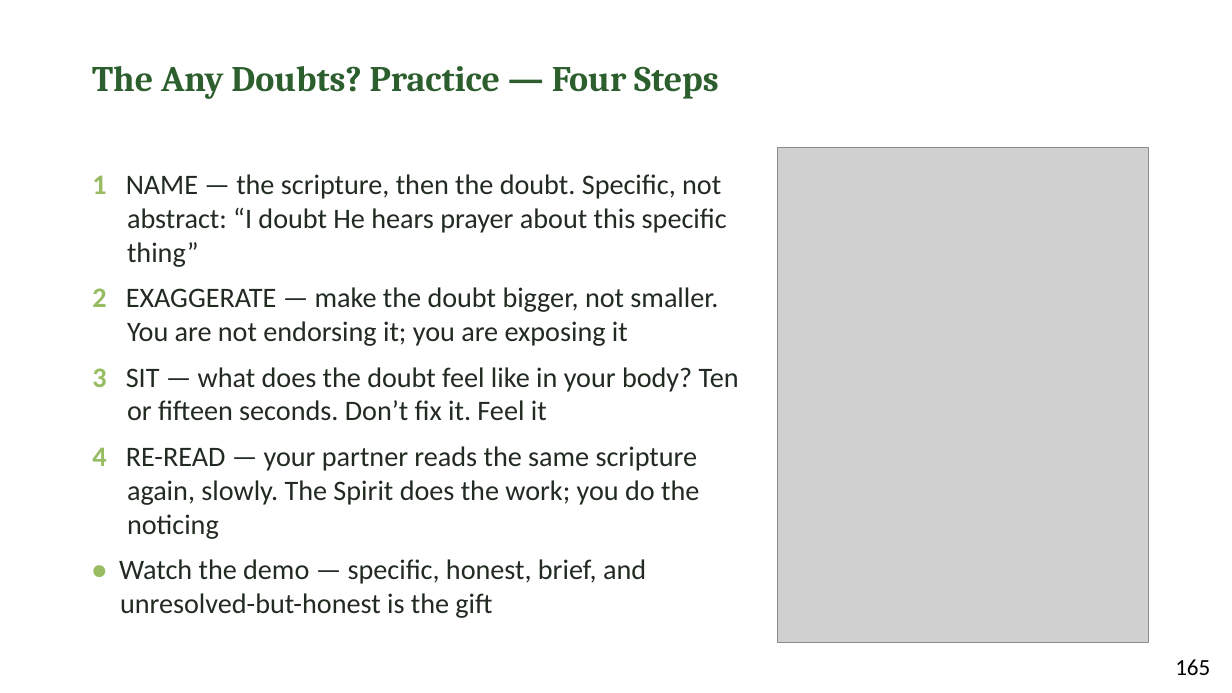
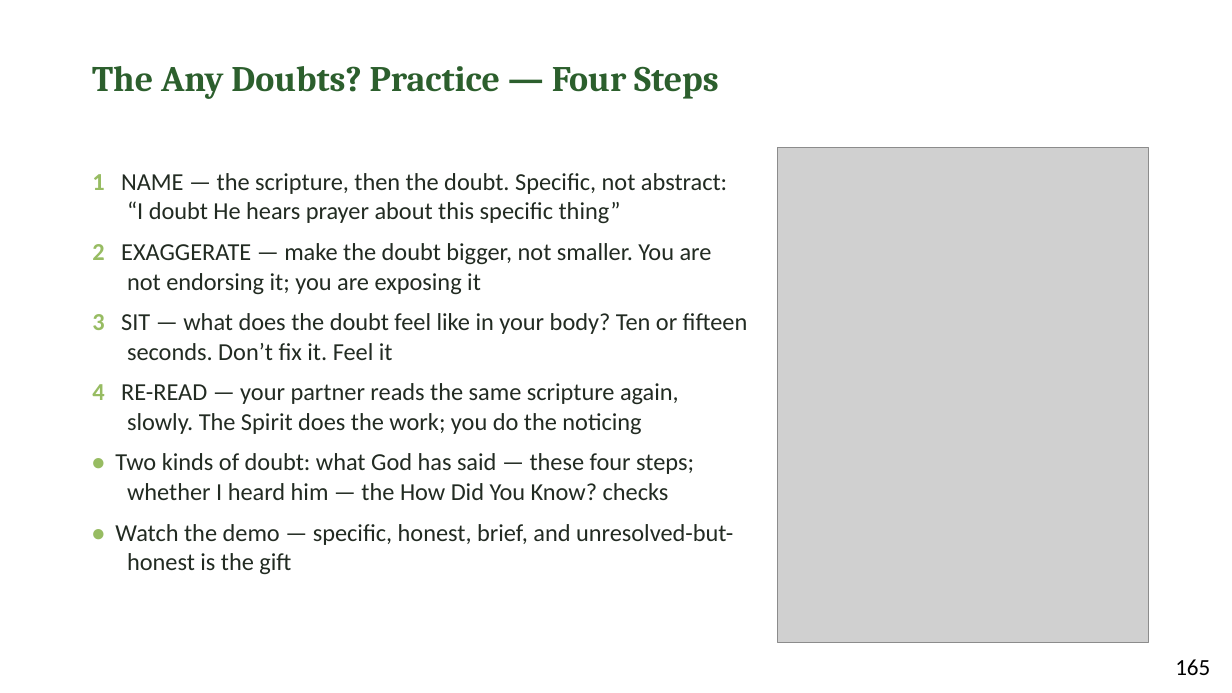
Before and after one commit to jgtittle-ministries/fellowship-of-the-heart-pilot-at-cca-dev, a slide deck: slide 8 of _implementation-notes/evening-series/FotH Evening Session 11 Slides DRAFT v1.pptx. Drawn at 1232x693 pixels with LibreOffice and Linux fonts; fonts in the diff are those of the drawing; grey boxes stand for pictures. Boxes give left, top, right and bottom in pixels: in the first picture for what was removed or moved away, otherwise in the second. Text is boxed around its words. In the diff, an @@ line names an element or a change of style, - is before the commit and + after.

```diff
--- a/_implementation-notes/evening-series/FotH Evening Session 11 Slides DRAFT v1.pptx
+++ b/_implementation-notes/evening-series/FotH Evening Session 11 Slides DRAFT v1.pptx
@@ text at <box>92,173,748,574</box>: size 22 to 19 pt in "1 NAME — the scripture, then the ...", "2 EXAGGERATE — make the doubt bigger, ...", "3 SIT — what does the doubt ...", "4 RE-READ — your partner reads the ..." and 1 more places; indent changed @@
@@ text at <box>115,453,694,500</box>: paragraph added @@
+• Two kinds of doubt: what God has said — these four steps; whether I heard him — the How Did You Know? checks
```
Also in this commit, not shown: 10 other slides changed, 1 slide added, 31 other files.
